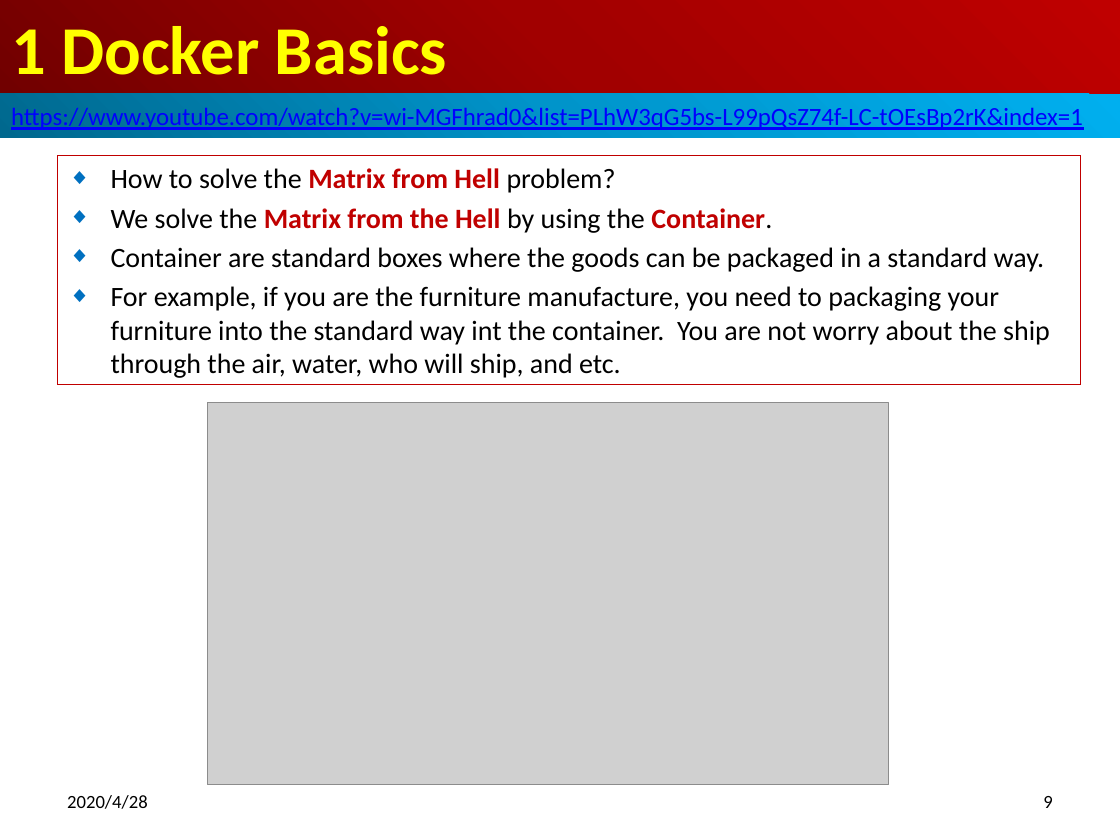
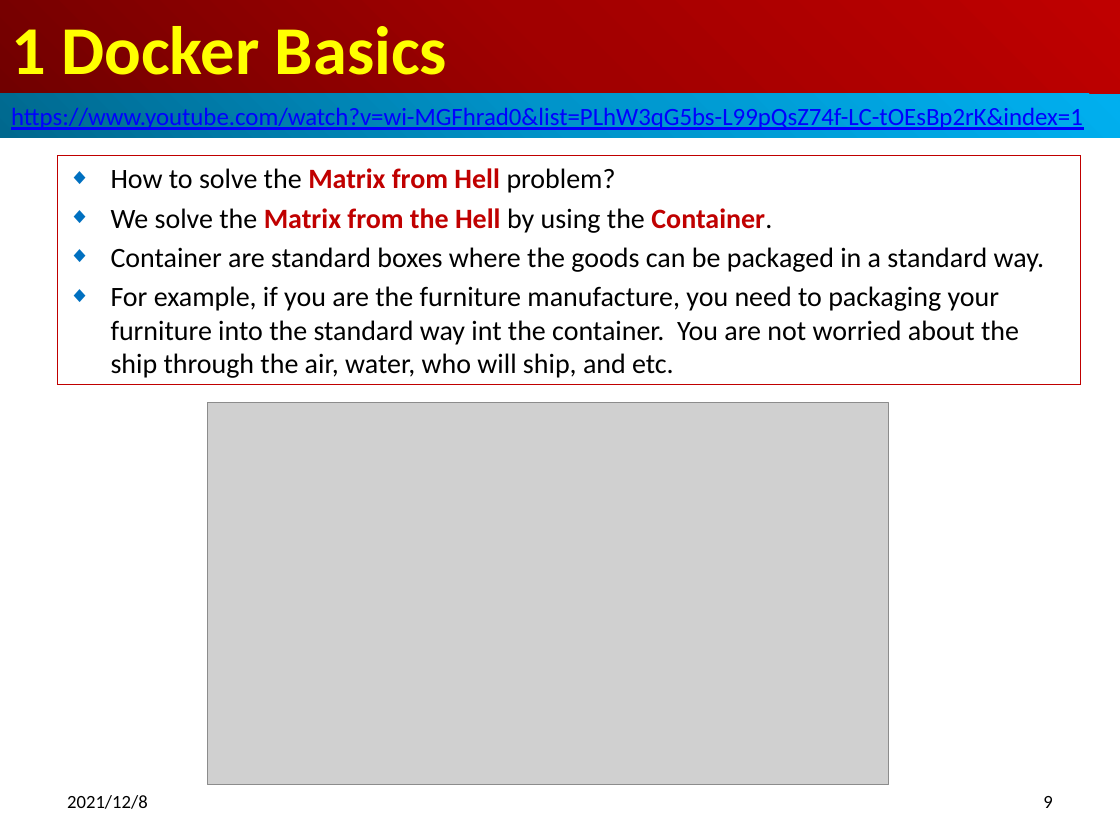
Before and after one commit to peterhchen/800-Docker, a slide deck: slide 9 of 01_Basics.pptx. Drawn at 1120x840 pixels with LibreOffice and Linux fonts; fonts in the diff are those of the drawing; grey boxes stand for pictures. Boxes give left, top, right and bottom in pixels: in the first picture for what was removed or moved away, otherwise in the second. Text is boxed around its words. In the diff, an @@ line names an element or a change of style, - is before the commit and + after.

```diff
--- a/01_Basics.pptx
+++ b/01_Basics.pptx
@@ subtitle at (x1=111, y1=286, x2=1019, y2=378): text changed @@
-◆ For example, if you are the furniture manufacture, you need to packaging your furniture into the standard way int the container. You are not worry about the ship through the air, water, who will ship, and etc.
+◆ For example, if you are the furniture manufacture, you need to packaging your furniture into the standard way int the container. You are not worried about the ship through the air, water, who will ship, and etc.
@@ text at (x1=67, y1=795, x2=148, y2=809): text changed @@
-2020/4/28
+2021/12/8
```
Also in this commit, not shown: 13 other slides changed.
